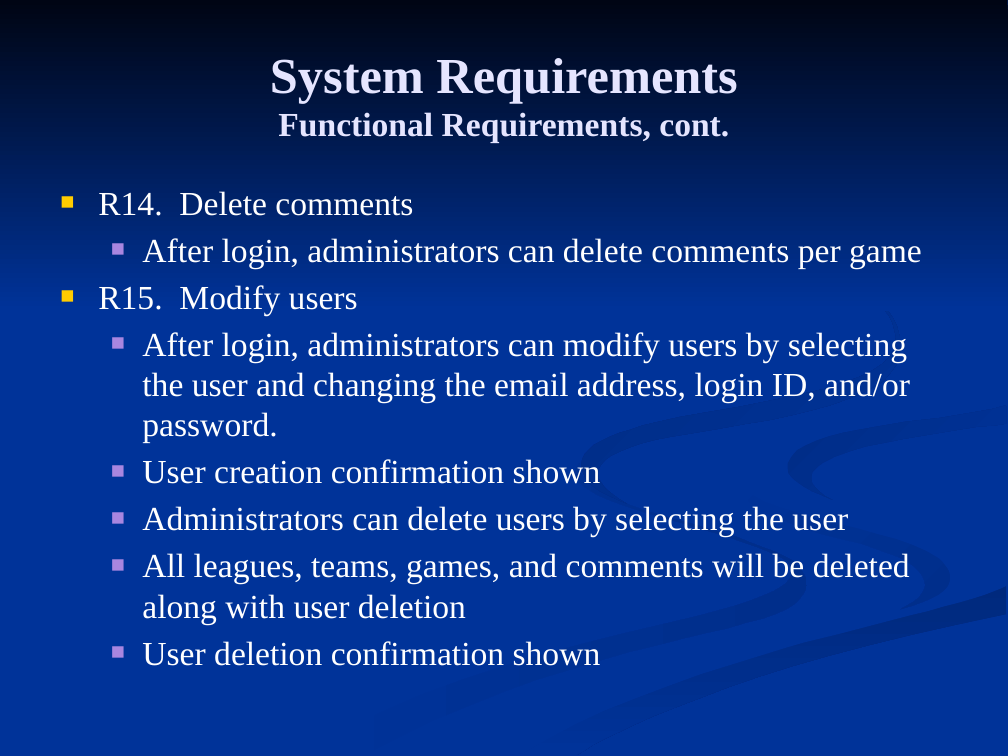
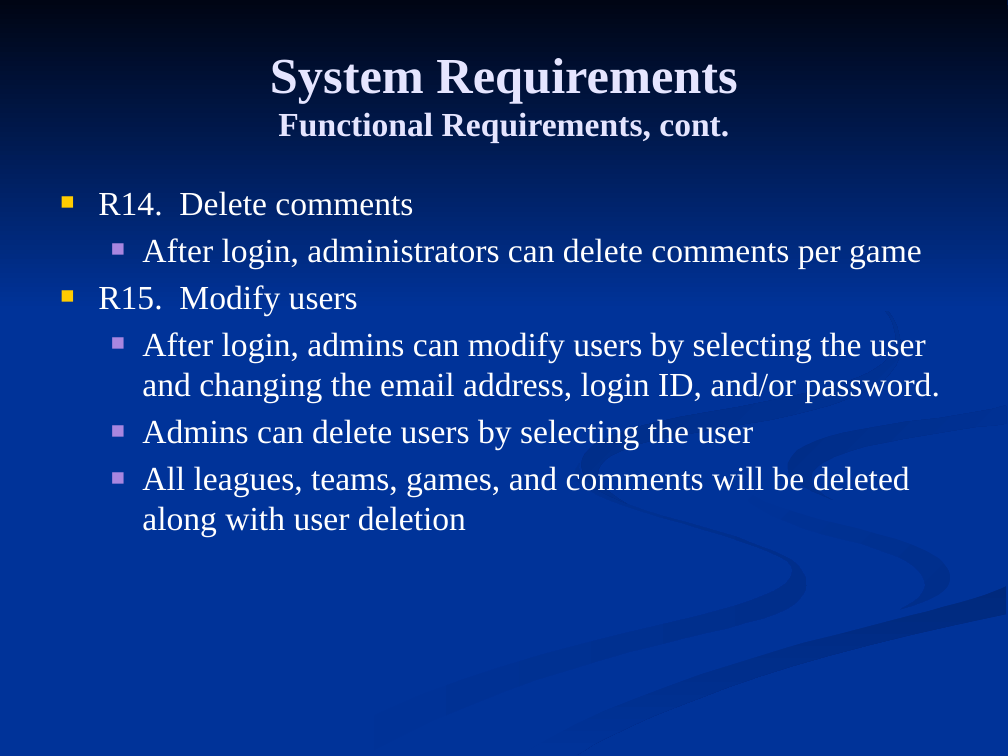
Before and after one commit to c0bra99/sports-score-tracker, a slide deck: slide 9 of Documents/DesignPresentation.pptx. Drawn at 1008x756 pixels with LibreOffice and Linux fonts; fonts in the diff are those of the drawing. Boxes give left, top, right and bottom in pixels: in the first picture for what was removed or moved away, otherwise in the second. Text is boxed around its words. In the diff, an @@ line names an element or a change of style, - is before the commit and + after.

```diff
--- a/Documents/DesignPresentation.pptx
+++ b/Documents/DesignPresentation.pptx
@@ text at (x1=142, y1=332, x2=940, y2=450): text changed @@
-  ■ After login, administrators can modify users by selecting the user and changing the email address, login ID, and/or password.
-  ■ User creation confirmation shown
-  ■ Administrators can delete users by selecting the user
+  ■ After login, admins can modify users by selecting the user and changing the email address, login ID, and/or password.
+  ■ Admins can delete users by selecting the user
@@ text at (x1=142, y1=641, x2=601, y2=666): paragraph removed @@
-  ■ User deletion confirmation shown
```
Also in this commit, not shown: 6 other slides changed.
